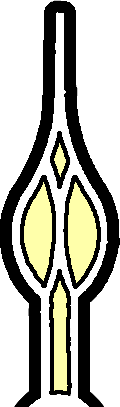
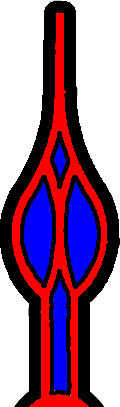
The second 120px x 407px image is a revision of the first. Changes to its layers:
painted on "c_hour_hand.png #2" over [12, 12, 108, 407]
